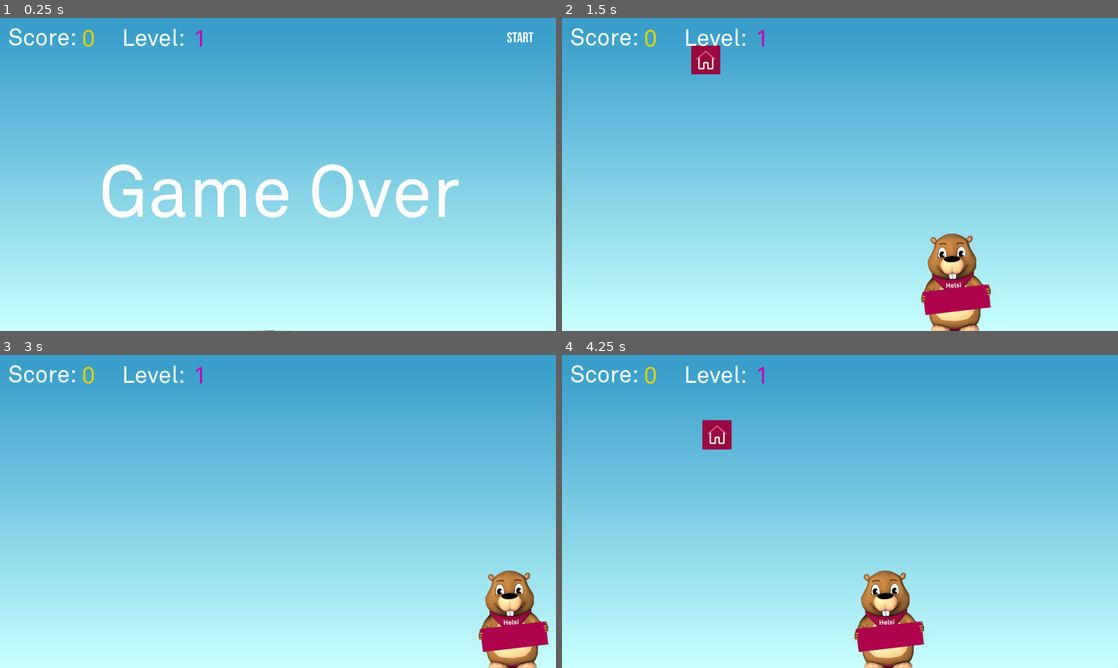
Above: before the commit, frames 1-4 (two rows, left to right).
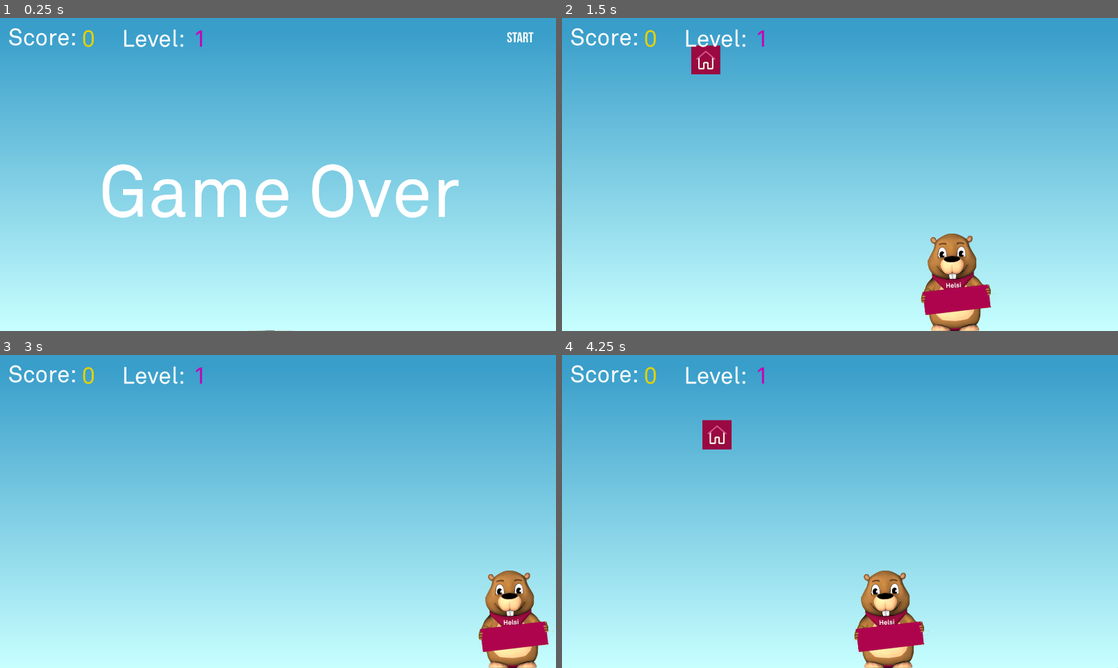
Above: after the commit, the same moments.

Repository: helsana/innoweek_game
Game: Godot game, scene res://World.tscn
Two runs of this game, one before a commit and one after it. Both use one fixed random seed, a clock stepped at 60 frames per second and the inputs below.
Inputs (mouse positions are in pixels of both pictures, inside the frame that each line leads up to):
- Up to frame 1 (0.25 s): no input
- Up to frame 2 (1.5 s): click (1079, 36) at 0.5 s; move the mouse to (962, 158) at 1.27 s
- Up to frame 3 (3 s): move the mouse to (166, 527) at 2.02 s; click (517, 373) at 2.75 s
- Up to frame 4 (4.25 s): move the mouse to (895, 442) at 3.52 s

The runs differ from the first frame. In frame 1, 0.2% of the frame differs, in the area x 15-37%, y 3-10%; in frame 2, 0.2%; in frame 3, 0.2%; in frame 4, 0.2%.

Commit message:
same baseline for labels

Diff:
--- a/GUI.tscn
+++ b/GUI.tscn
@@ -57,9 +57,9 @@
 [node name="Score" type="Label" parent="."]
 layout_mode = 0
 offset_left = 289.0
-offset_top = 33.0
+offset_top = 34.0
 offset_right = 379.0
-offset_bottom = 113.0
+offset_bottom = 114.0
 theme_override_colors/font_color = Color(0.898039, 0.819608, 0, 1)
 theme_override_fonts/font = ExtResource("2_i4rcp")
 theme_override_font_sizes/font_size = 80
@@ -69,9 +69,9 @@
 [node name="LevelLabel" type="Label" parent="."]
 layout_mode = 0
 offset_left = 427.0
-offset_top = 31.0
+offset_top = 34.0
 offset_right = 645.0
-offset_bottom = 130.0
+offset_bottom = 133.0
 theme_override_fonts/font = ExtResource("2_i4rcp")
 theme_override_font_sizes/font_size = 80
 text = "Level:"
@@ -79,9 +79,9 @@
 [node name="Level" type="Label" parent="."]
 layout_mode = 0
 offset_left = 674.0
-offset_top = 33.0
+offset_top = 34.0
 offset_right = 820.0
-offset_bottom = 132.0
+offset_bottom = 133.0
 theme_override_colors/font_color = Color(0.784314, 0, 0.709804, 1)
 theme_override_fonts/font = ExtResource("2_i4rcp")
 theme_override_font_sizes/font_size = 80
